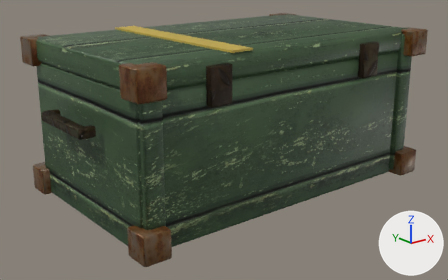
Renders of the glTF model game/art3d/own/deploy_box.glb from each side of a commit.
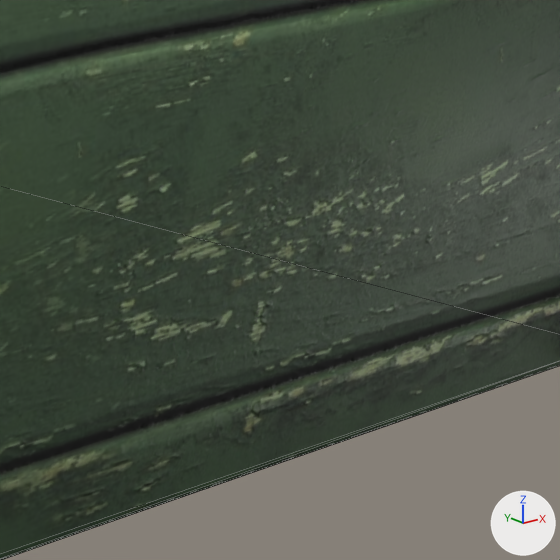
The first picture shows the older version from a 50 mm lens placed at (-1.064, -1.296, 0.642), pointed at (-0.033, -0.008, 0.127). The close-ups show the older and then the newer version on the part from 56% to 87% of the width and 29% to 78% of the height of that picture. Only the edits that show in the close-ups are written down. Arrows for +X, +Y and +Z are at lower right; the lights stay in place. The close-ups show mesh edges as thin lines.
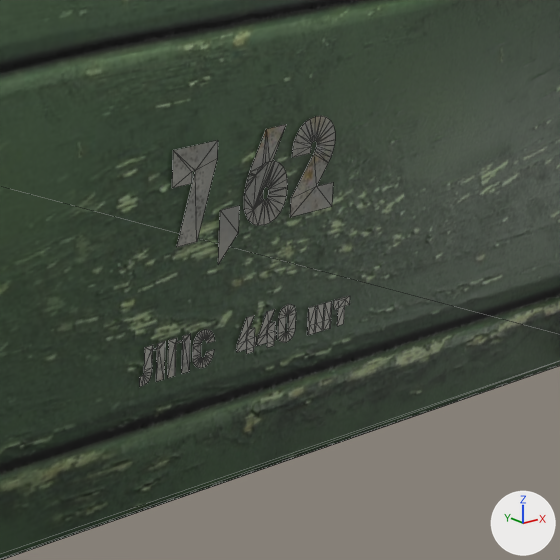
The change, as a list of edits to the scene's bpy script:
```text
Add img_worn_white_0_90_v1:
    img_worn_white_0_90_v1 = load_image('worn_white_0.90_v1', '_unpacked/worn_white_0.90_v1', 1024, 1024, 'sRGB')
Add mat_white:
    mat_white = bpy.data.materials.new('white')
    # uses the picture img_nor_001
    # uses the picture img_worn_white_0_90_v1
Add me_stencil_001:
    me_stencil_001.from_pydata(...)  # 197 vertices, 193 faces; spans x -0.035..0.155, y -0.252, z 0.089..0.115
    me_stencil_001.materials.append(mat_white)
Add me_stencil:
    me_stencil.from_pydata(...)  # 110 vertices, 116 faces; spans x -0.0126..0.1326, y -0.2525, z 0.1547..0.2362
    me_stencil.materials.append(mat_white)
Add ob_stencil_001:
    ob_stencil_001 = bpy.data.objects.new('stencil.001', me_stencil_001)
    ob_stencil_001.location = (0.0, 0.0, 0.0)
Add ob_stencil:
    ob_stencil = bpy.data.objects.new('stencil', me_stencil)
    ob_stencil.location = (0.0, 0.0, 0.0)
```

Where the change shows, as pixel boxes [x1, y1, x2, y2] in the close-ups (560 x 560 px):
'stencil', added
    after: [172, 116, 335, 264]
'stencil.001', added
    after: [140, 296, 350, 386]
